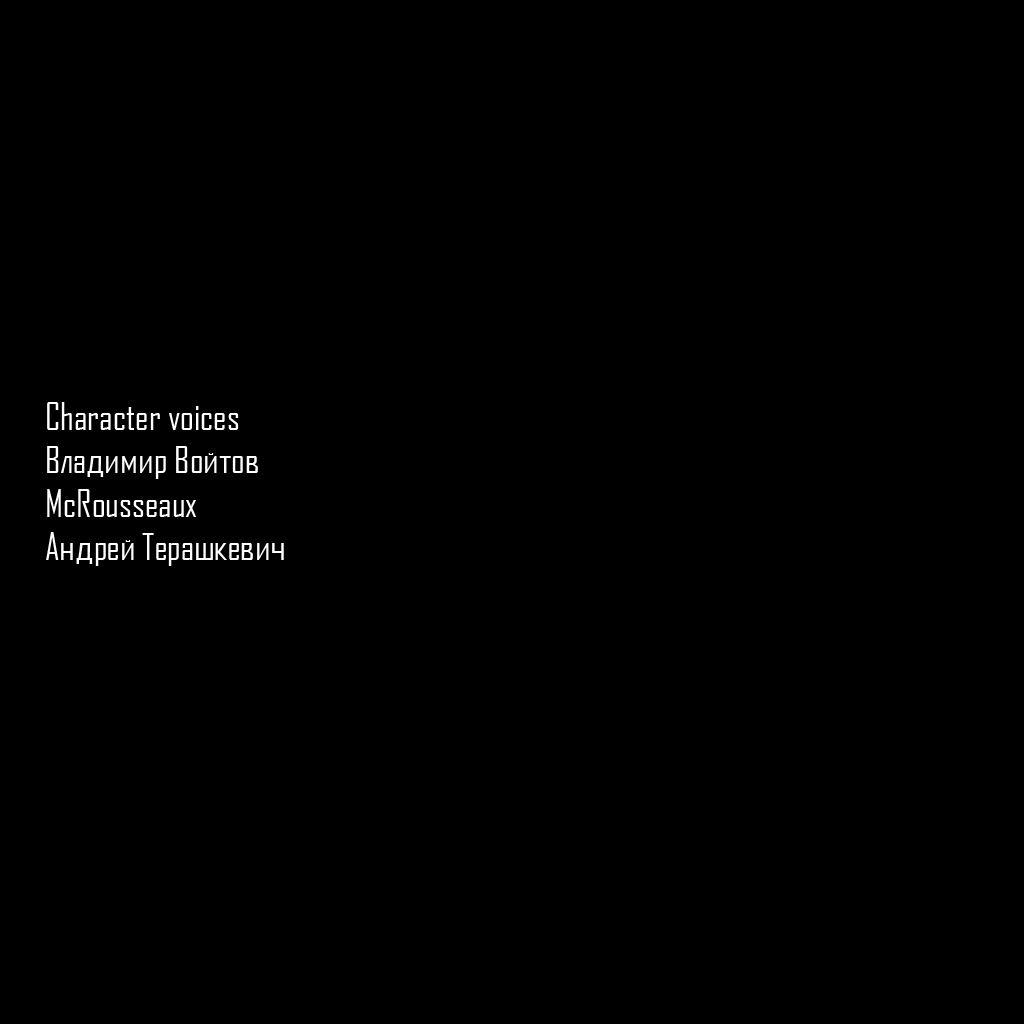
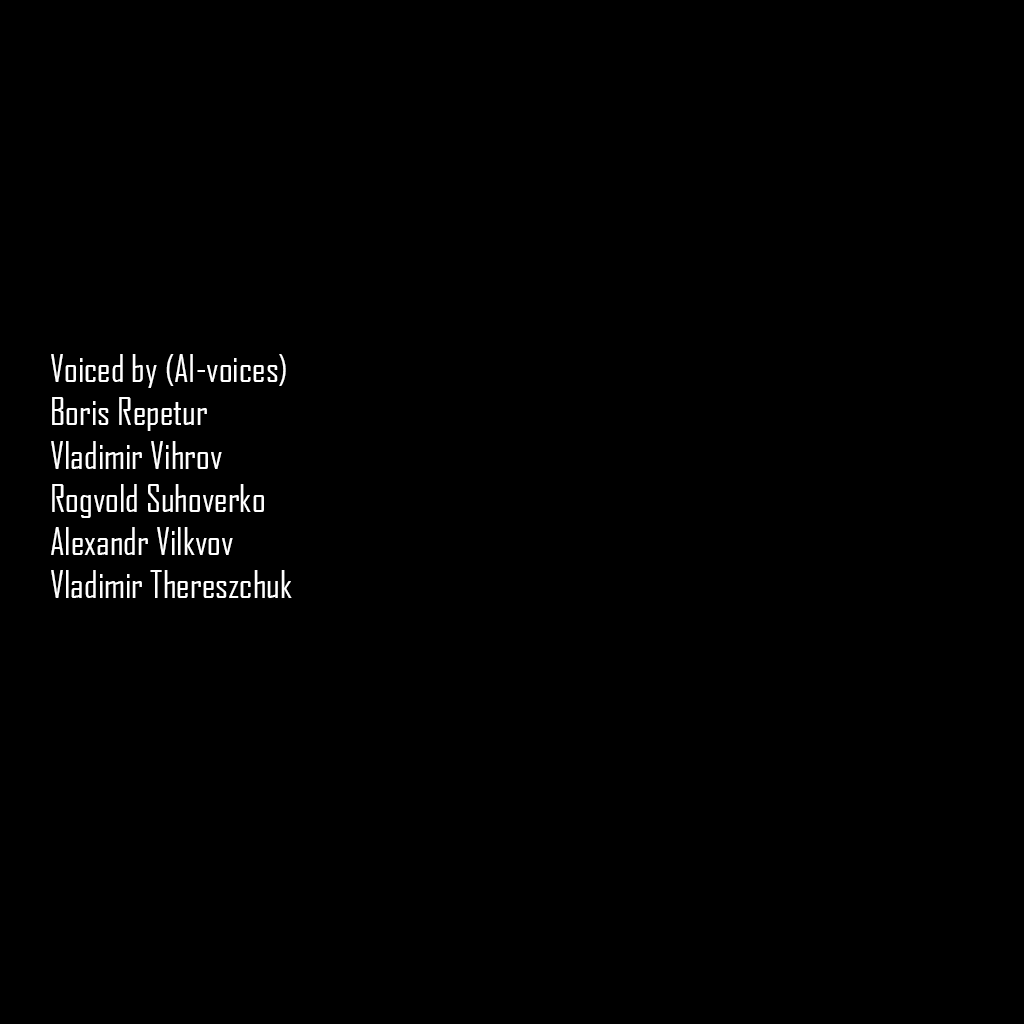
Comparing the layer stacks of the two 1024px x 1024px images. Changes:
renamed "Character voices Владимир Войтов McRousseaux Андрей Терашкевич" to "Voiced by (AI-voices) Boris Repetur Vladimir Vihrov Rogvold Suh", painted on it over (46, 354, 292, 598)
